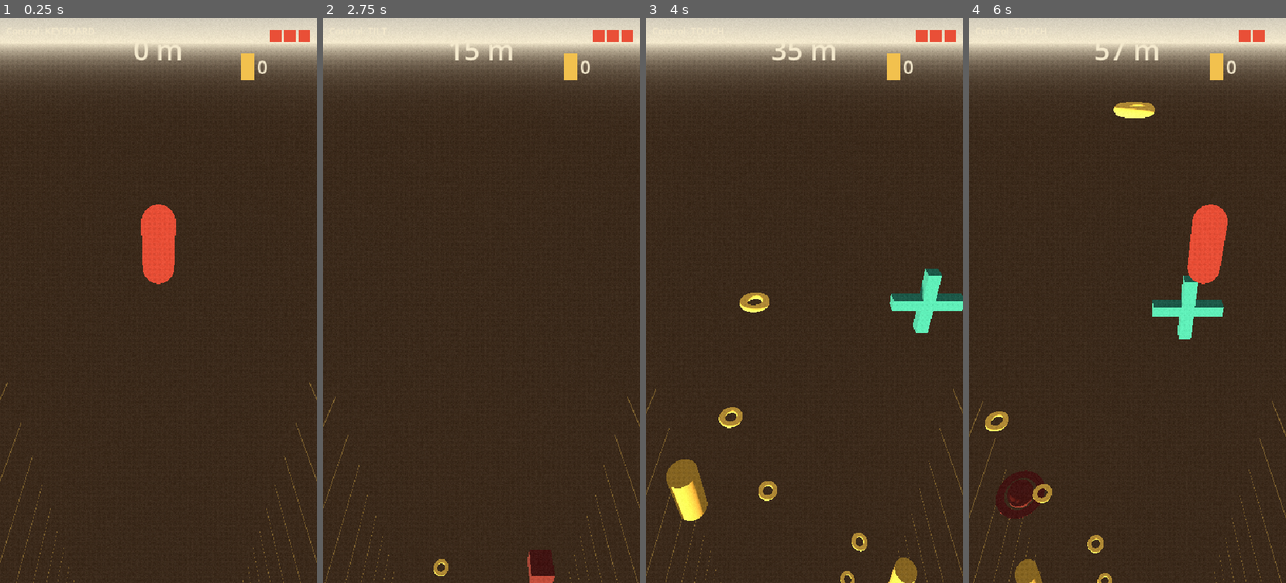
Above: before the commit, frames 1-4 (left to right).
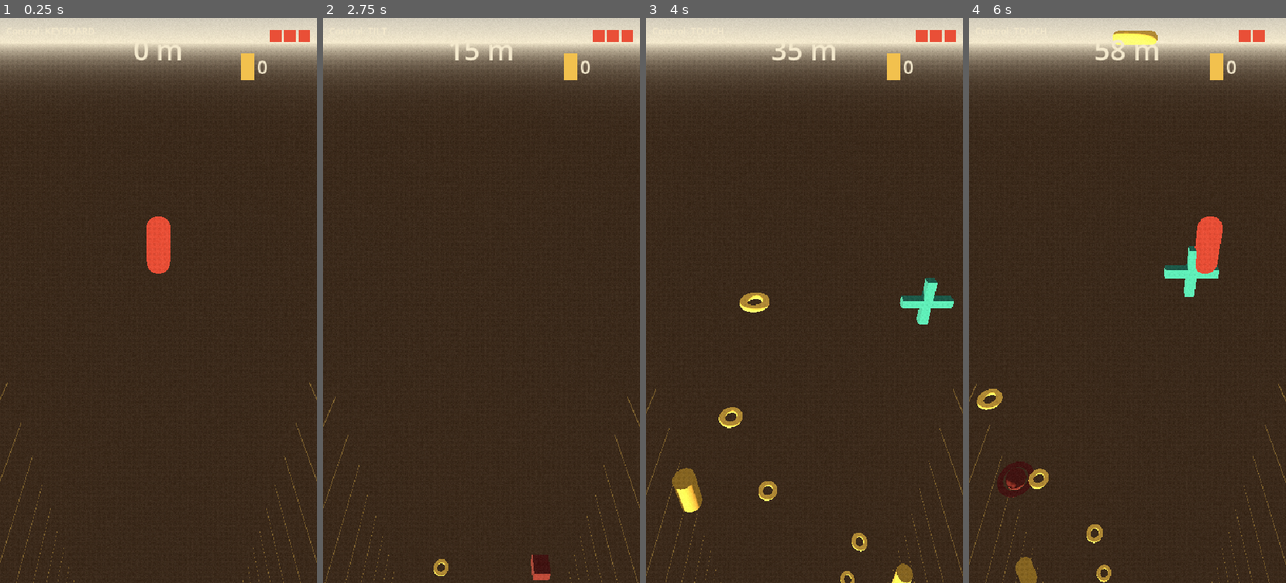
Above: after the commit, the same moments.

Repository: quvntvn/Hyperdive
Game: Godot game, scene res://scenes/game/main_game.tscn
Same seed, same stepped clock (60 frames per second), same inputs: the game is played once before the commit and once after it.
Inputs (mouse positions are in pixels of both pictures, inside the frame that each line leads up to):
- Up to frame 1 (0.25 s): no input
- Up to frame 2 (2.75 s): tap Enter at 0.5 s; move the mouse to (551, 272) at 0.52 s; hold D (move_right) 0.53-1.25 s; tap 1 at 0.6 s; click (551, 272) at 0.67 s; drag from (418, 328) to (465, 413) at 1.27 s; move the mouse to (513, 176) at 2.02 s; hold D (move_right) from 2.03 s (still down); tap 3 at 2.1 s
- Up to frame 3 (4 s): release D (move_right) at 2.75 s; drag from (788, 413) to (709, 215) at 2.77 s; move the mouse to (899, 385) at 3.52 s; hold A (move_left) from 3.53 s (still down); tap 2 at 3.6 s
- Up to frame 4 (6 s): release A (move_left) at 4.25 s; drag from (1032, 215) to (1079, 159) at 4.27 s; move the mouse to (1143, 300) at 5.02 s; hold S 5.03-5.75 s; tap 1 at 5.1 s; click (1143, 300) at 5.17 s; click "FERMER" at 5.75 s

The runs differ from the first frame. In frame 1, 0.6% of the frame differs, in the area x 44-56%, y 33-48%; in frame 2, 0.1%; in frame 3, 1.3%; in frame 4, 4.1%, in the area x 0-100%, y 2-100%.

Commit message:
tune(scale): joueur et obstacles réduits de ~30% pour sensation d'espace
Co-Authored-By: Claude Sonnet 4.6 <noreply@anthropic.com>

Diff:
--- a/hyperdive/scenes/obstacles/obstacle_box.tscn
+++ b/hyperdive/scenes/obstacles/obstacle_box.tscn
@@ -8,10 +8,10 @@
 
 [sub_resource type="BoxMesh" id="BoxMesh_1"]
 material = SubResource("StandardMaterial3D_1")
-size = Vector3(0.9, 1.0, 0.9)
+size = Vector3(0.65, 0.7, 0.65)
 
 [sub_resource type="BoxShape3D" id="BoxShape3D_1"]
-size = Vector3(0.9, 1.0, 0.9)
+size = Vector3(0.65, 0.7, 0.65)
 
 [node name="ObstacleBox" type="StaticBody3D" groups=["obstacles"]]
 script = ExtResource("Script_1")
--- a/hyperdive/scenes/obstacles/obstacle_pillar.tscn
+++ b/hyperdive/scenes/obstacles/obstacle_pillar.tscn
@@ -8,13 +8,13 @@
 
 [sub_resource type="CylinderMesh" id="CylMesh_1"]
 material = SubResource("Mat_1")
-top_radius = 0.45
-bottom_radius = 0.45
-height = 2.0
+top_radius = 0.33
+bottom_radius = 0.33
+height = 1.4
 
 [sub_resource type="CylinderShape3D" id="CylShape_1"]
-radius = 0.45
-height = 2.0
+radius = 0.33
+height = 1.4
 
 [node name="ObstaclePillar" type="StaticBody3D" groups=["obstacles"]]
 script = ExtResource("Script_1")
--- a/hyperdive/scenes/obstacles/obstacle_saturn.tscn
+++ b/hyperdive/scenes/obstacles/obstacle_saturn.tscn
@@ -8,16 +8,16 @@
 
 [sub_resource type="SphereMesh" id="SphereMesh_1"]
 material = SubResource("Mat_1")
-radius = 0.4
-height = 0.8
+radius = 0.3
+height = 0.6
 
 [sub_resource type="TorusMesh" id="TorusMesh_1"]
 material = SubResource("Mat_1")
-inner_radius = 0.5
-outer_radius = 0.75
+inner_radius = 0.37
+outer_radius = 0.55
 
 [sub_resource type="SphereShape3D" id="SphereShape_1"]
-radius = 0.5
+radius = 0.37
 
 [node name="ObstacleSaturn" type="StaticBody3D" groups=["obstacles"]]
 script = ExtResource("Script_1")
--- a/hyperdive/scenes/obstacles/obstacle_star.tscn
+++ b/hyperdive/scenes/obstacles/obstacle_star.tscn
@@ -8,17 +8,17 @@
 
 [sub_resource type="BoxMesh" id="HorizMesh_1"]
 material = SubResource("Mat_1")
-size = Vector3(1.4, 0.25, 0.25)
+size = Vector3(1.0, 0.18, 0.18)
 
 [sub_resource type="BoxMesh" id="VertMesh_1"]
 material = SubResource("Mat_1")
-size = Vector3(0.25, 1.4, 0.25)
+size = Vector3(0.18, 1.0, 0.18)
 
 [sub_resource type="BoxShape3D" id="HorizShape_1"]
-size = Vector3(1.4, 0.25, 0.25)
+size = Vector3(1.0, 0.18, 0.18)
 
 [sub_resource type="BoxShape3D" id="VertShape_1"]
-size = Vector3(0.25, 1.4, 0.25)
+size = Vector3(0.18, 1.0, 0.18)
 
 [node name="ObstacleStar" type="StaticBody3D" groups=["obstacles"]]
 script = ExtResource("Script_1")
--- a/hyperdive/scenes/player/player.tscn
+++ b/hyperdive/scenes/player/player.tscn
@@ -8,12 +8,12 @@
 
 [sub_resource type="CapsuleMesh" id="CapsuleMesh_1"]
 material = SubResource("StandardMaterial3D_1")
-radius = 0.3
-height = 1.5
+radius = 0.22
+height = 1.1
 
 [sub_resource type="CapsuleShape3D" id="CapsuleShape3D_1"]
-radius = 0.3
-height = 1.5
+radius = 0.22
+height = 1.1
 
 [node name="Player" type="RigidBody3D"]
 mass = 1.0
